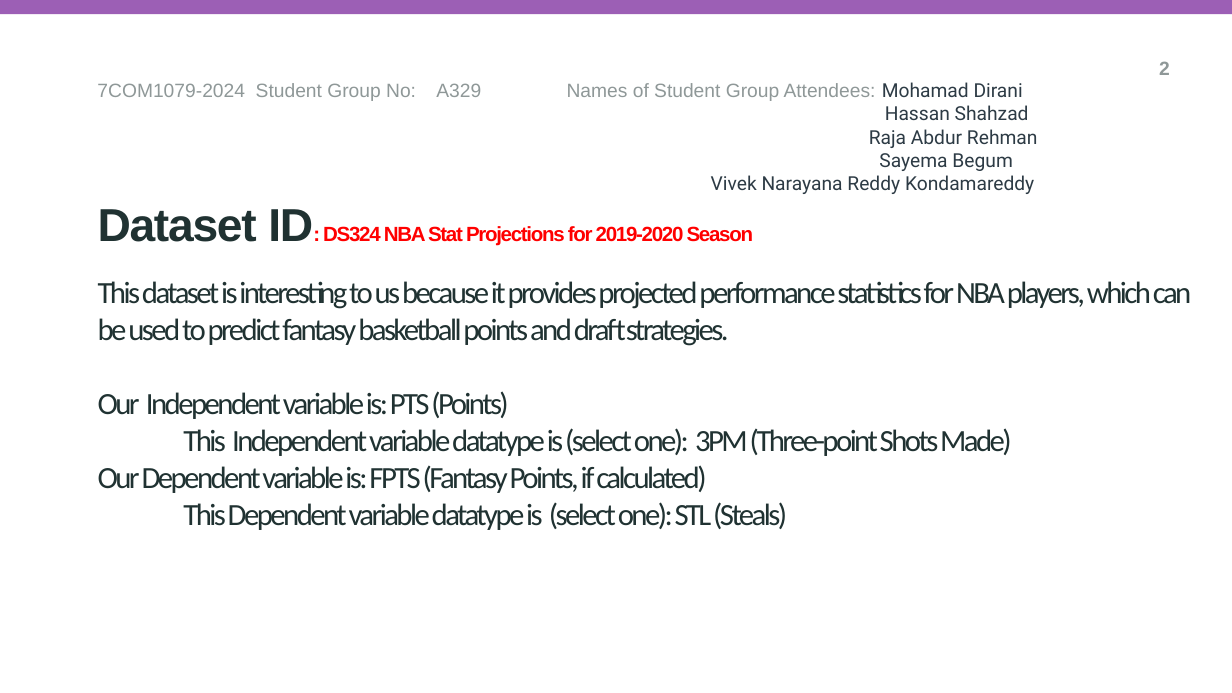
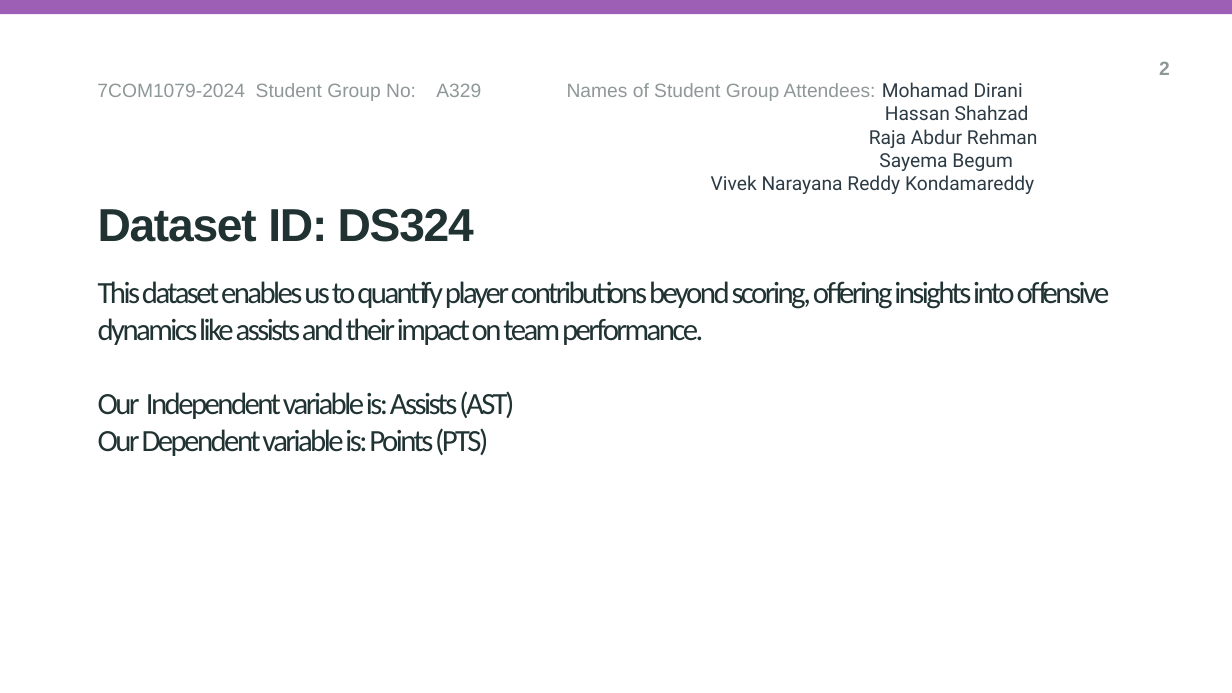
Before and after one commit to mohamaddirani/NBA_Fantasy_Research, a slide deck: slide 2 of RQ&Variables/reseach_question_presentation_template.pptx. Drawn at 1232x693 pixels with LibreOffice and Linux fonts; fonts in the diff are those of the drawing; background and template pictures are left out. Boxes give left, top, right and bottom in pixels: in the first picture for what was removed or moved away, otherwise in the second. Text is boxed around its words. In the diff, an @@ line names an element or a change of style, - is before the commit and + after.

Commit message:
editing the research questions, adding the Rcode and variable visualizatios

```diff
--- a/RQ&Variables/reseach_question_presentation_template.pptx
+++ b/RQ&Variables/reseach_question_presentation_template.pptx
@@ subtitle at bbox=[98, 208, 474, 242]: text changed; size 16 to 36 pt; text colour #FF0000 to #203232 @@
-Dataset ID: DS324 NBA Stat Projections for 2019-2020 Season
+Dataset ID: DS324
@@ title at bbox=[98, 281, 1110, 456]: text changed @@
-This dataset is interesting to us because it provides projected performance statistics for NBA players, which can be used to predict fantasy basketball points and draft strategies.
-Our Independent variable is: PTS (Points)
-This Independent variable datatype is (select one): 3PM (Three-point Shots Made)
-Our Dependent variable is: FPTS (Fantasy Points, if calculated)
-This Dependent variable datatype is (select one): STL (Steals)
+This dataset enables us to quantify player contributions beyond scoring, offering insights into offensive dynamics like assists and their impact on team performance.
+Our Independent variable is: Assists (AST)
+Our Dependent variable is: Points (PTS)
```
Also in this commit, not shown: 3 other slides changed, 6 other files.
